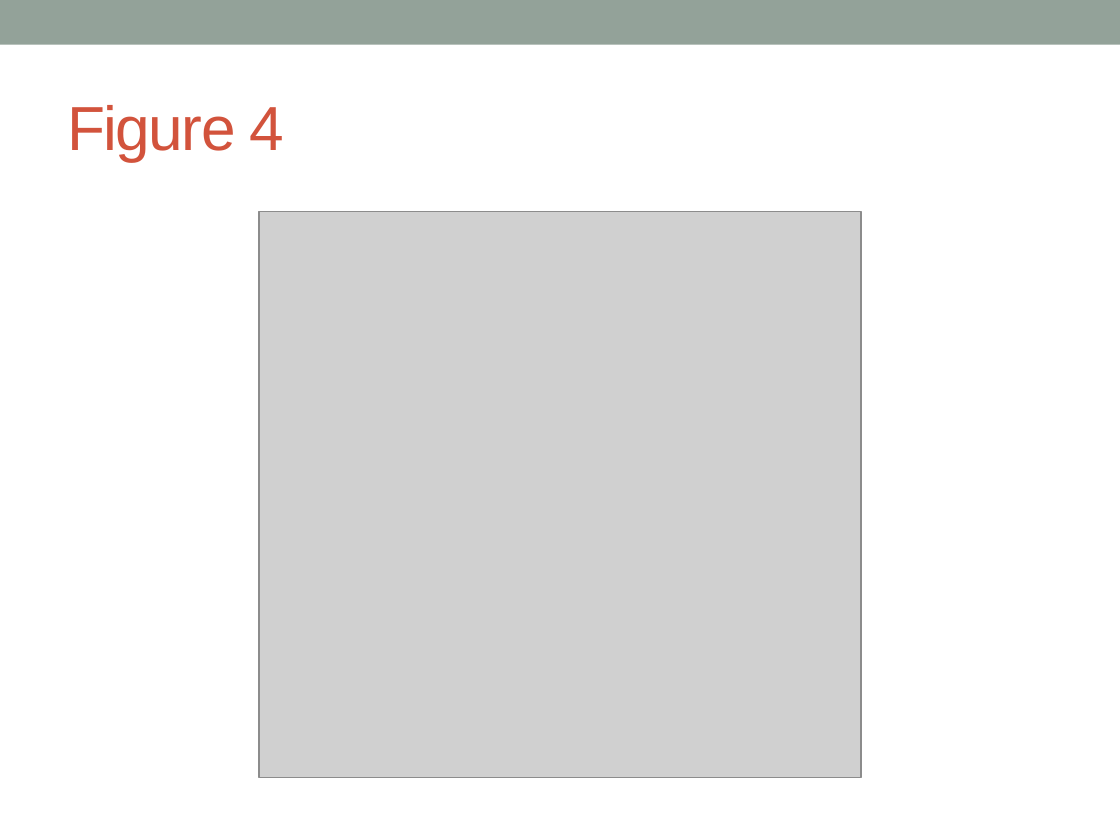
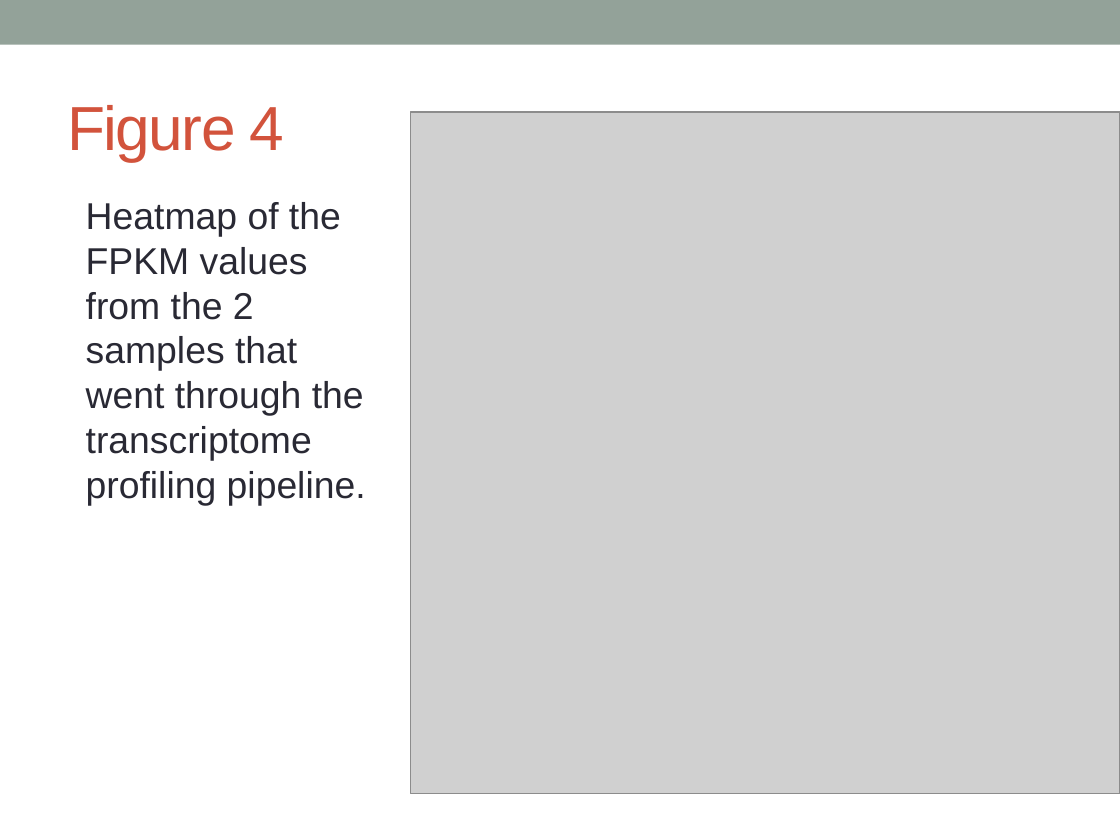
Before and after one commit to katholan/BCB546X-Spring2017_Valerin_final_project, a slide deck: slide 27 of asparagus.pptx. Drawn at 1120x840 pixels with LibreOffice and Linux fonts; fonts in the diff are those of the drawing; grey boxes stand for pictures. Boxes give left, top, right and bottom in pixels: in the first picture for what was removed or moved away, otherwise in the second. Text is boxed around its words. In the diff, an @@ line names an element or a change of style, - is before the commit and + after.

```diff
--- a/asparagus.pptx
+++ b/asparagus.pptx
@@ picture added at (410, 112, 1120, 793) @@
@@ text added at (86, 202, 366, 505), 24 pt, text #292934 @@
+Heatmap of the FPKM values from the 2 samples that went through the transcriptome profiling pipeline.
@@ picture removed at (259, 212, 861, 777) @@
```
Also in this commit, not shown: 5 other slides changed, 4 other files.
